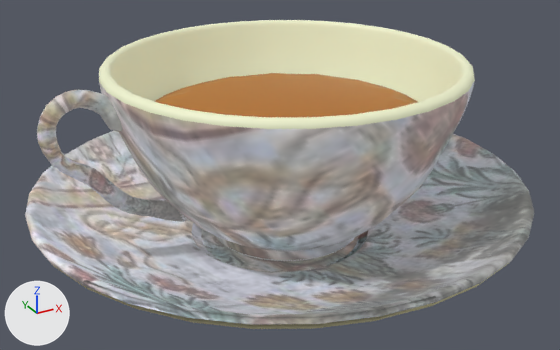
Renders of the FBX model working/victoria/FBX files/tea.fbx from each side of a commit.
The view is the same before and after, from a 50 mm camera at (-0.00755, -0.01355, 0.00545) aimed at (-0.00017, -0.00014, -0.00125). The axes (+X, +Y, +Z) are drawn at lower left. The lights are the same throughout. Where no turn or scale is listed for an object, it has been applied to the vertices.

Objects in the first picture: 'Dish', 'Tea_Liquid', 'Teacup', 'teacup_handle'.
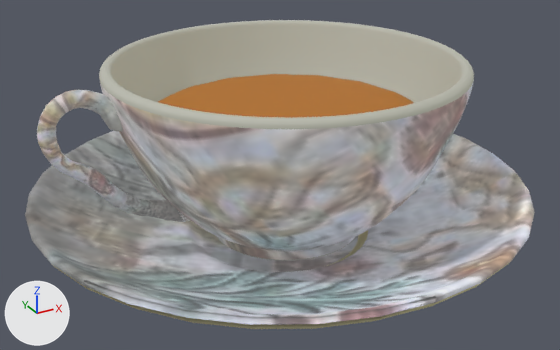
The newer file is also rescaled (x99.97), turned or shifted as a whole; pictures and numbers use the older file's frame.

Boxes [x1, y1, x2, y2] around the edits, measured in the pictures (560 x 350 px):
'Teacup', reshaped: before [99, 20, 475, 261]; after [99, 20, 474, 261]
'Tea_Liquid', deleted (brown): before [154, 73, 418, 117]
'Tea Liquid', added (brown): after [158, 74, 414, 118]
part 1 of me_dish, surface changed: before [25, 131, 534, 329]; after [25, 131, 535, 329]

Diff of the bpy script that builds the scene:
```diff
--- a/working/victoria/FBX files/tea.fbx.py
+++ b/working/victoria/FBX files/tea.fbx.py
@@ img_murals0004_thumblarge_jpg_001 @@
+img_murals0004_thumblarge_jpg_001 = load_image('Murals0004_thumblarge.jpg.001', '../Textures/Murals0004_thumblarge.jpg', 300, 214, 'sRGB')
@@ mat_material_003_1 @@
+mat_material_003_1 = principled_material('Material.003')
+mat_material_003_1.texture = img_murals0004_thumblarge_jpg_001
+mat_material_003_1.roughness = 0.69
+mat_material_003_1.emission_color = (0.723, 0.748, 0.52)  # light grey #dde0bf
+mat_material_003_1.emission_strength = 0.2
@@ mat_material_001_1 @@
+mat_material_001_1 = principled_material('Material.001')
+mat_material_001_1.texture = img_murals0004_thumblarge_jpg
+mat_material_001_1.roughness = 0.69
+mat_material_001_1.emission_color = (0.8, 0.8, 0.8)  # white #e7e7e7
+mat_material_001_1.emission_strength = 0.1
@@ mat_material_006_1 @@
+mat_material_006_1 = principled_material('Material.006')
+mat_material_006_1.base_color = (0.411, 0.148, 0.014)  # brown #ac6b1f
+mat_material_006_1.roughness = 0.69
+mat_material_006_1.emission_color = (0.411, 0.148, 0.014)  # brown #ac6b1f
+mat_material_006_1.emission_strength = 0.1
@@ me_teacup @@
 # used by ob_teacup; location = (0.00005, 0.0, -0.00072)
-me_teacup.from_pydata(...)  # 2146 vertices, 2144 faces; spans x -0.00378..0.00378, y -0.00378..0.00378, z -0.00191..0.00196
-me_teacup.materials.append(mat_material_001)  # white #e7e7e7
-me_teacup.materials.append(mat_material_001__murals0004_thumblarge_jpg)  # picture img_murals0004_thumblarge_jpg
-me_teacup.materials.append(mat_material_003)  # light grey #dde0bf
+me_teacup.from_pydata(...)  # 8578 vertices, 8576 faces; spans x -0.00376..0.00376, y -0.00376..0.00376, z -0.00191..0.00196
+# me_teacup part 2: 60 vertices moved within x -0.00218..0.00218, y -0.00218..0.00218, z -0.00191..-0.00074; 1856 vertices removed from x -0.00378..0.00378, y -0.00378..0.00378, z -0.00191..0.00196; 8288 vertices added at x -0.00376..0.00376, y -0.00376..0.00376, z -0.00191..0.00196
+me_teacup.materials.append(mat_material_001_1)  # picture img_murals0004_thumblarge_jpg
+me_teacup.materials.append(mat_material_003_1)  # picture img_murals0004_thumblarge_jpg_001
@@ me_dish @@
 # used by ob_dish; location = (-0.0001, 0.0, -0.00059)
-me_dish.from_pydata(...)  # 3012 vertices, 3008 faces; spans x -0.00531..0.00531, y -0.00531..0.00531, z -0.00245..-0.00087
+me_dish.from_pydata(...)  # 3012 vertices, 3008 faces; spans x -0.00532..0.00532, y -0.00532..0.00532, z -0.00245..-0.00087
+# me_dish part 1: texture (UV) coordinates of 3008 of 3008 faces, centred in x -0.00526..0.00526, y -0.00526..0.00526, z -0.00245..-0.00087, changed; they spanned u 0.0..0.96, v 0.0..1.0 and now span u 0.49..0.94, v 0.03..0.66
 me_dish.materials.append(mat_material_004__murals0004_thumblarge_jpg)
@@ me_mesh_001 @@
+me_mesh_001.from_pydata(...)  # 1922 vertices, 1920 faces; spans x -0.003..0.003, y -0.003..0.003, z -0.00136..0.00096
+me_mesh_001.materials.append(mat_material_006_1)  # brown #ac6b1f
@@ ob_tea_liquid @@
-ob_tea_liquid = bpy.data.objects.new('Tea_Liquid', me_tea_liquid)
-ob_tea_liquid.location = (0.00005, 0.0, -0.00072)
@@ ob_tea_liquid_1 @@
+ob_tea_liquid_1 = bpy.data.objects.new('Tea Liquid', me_mesh_001)
+ob_tea_liquid_1.location = (0.00005, 0.0, -0.00072)
```
